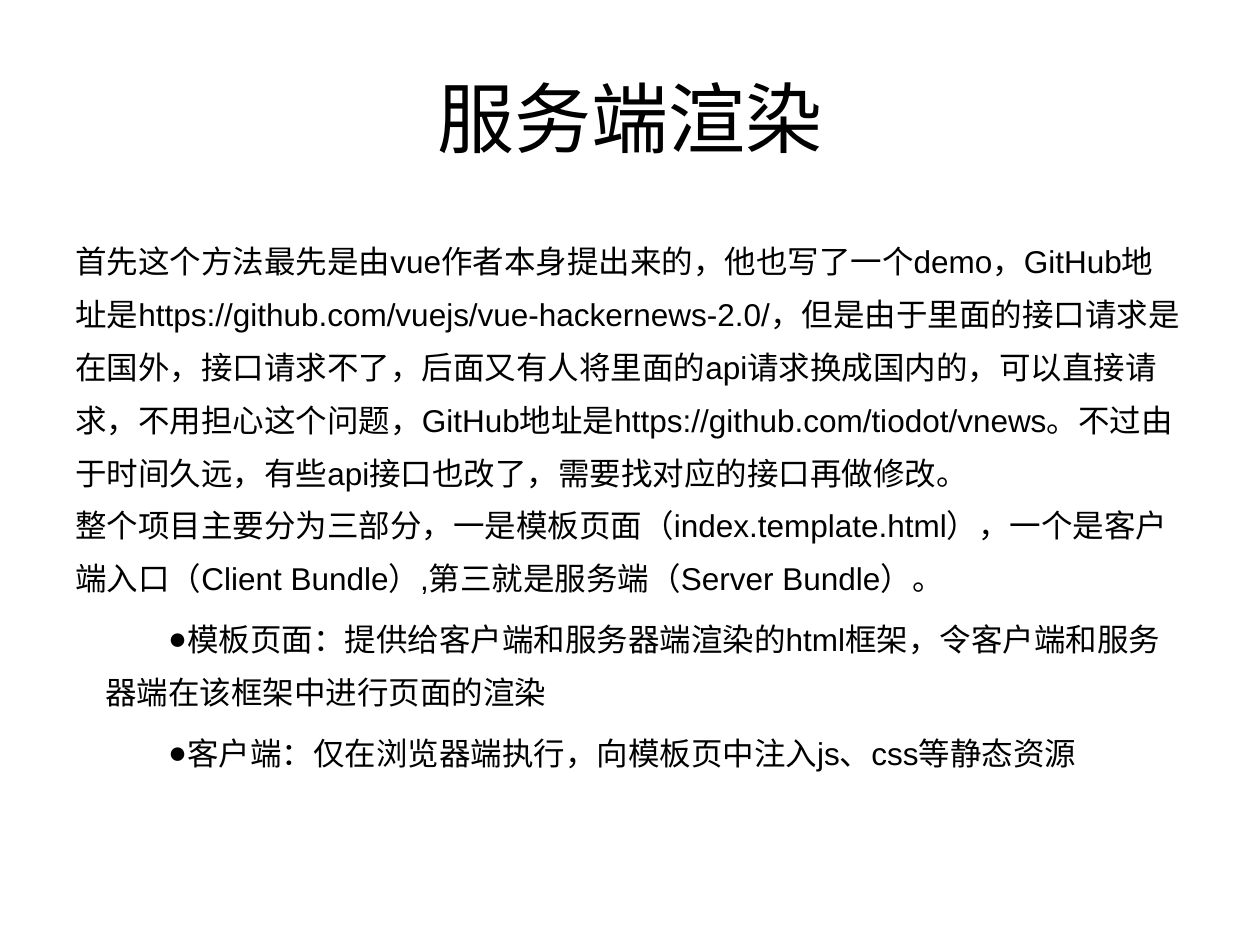
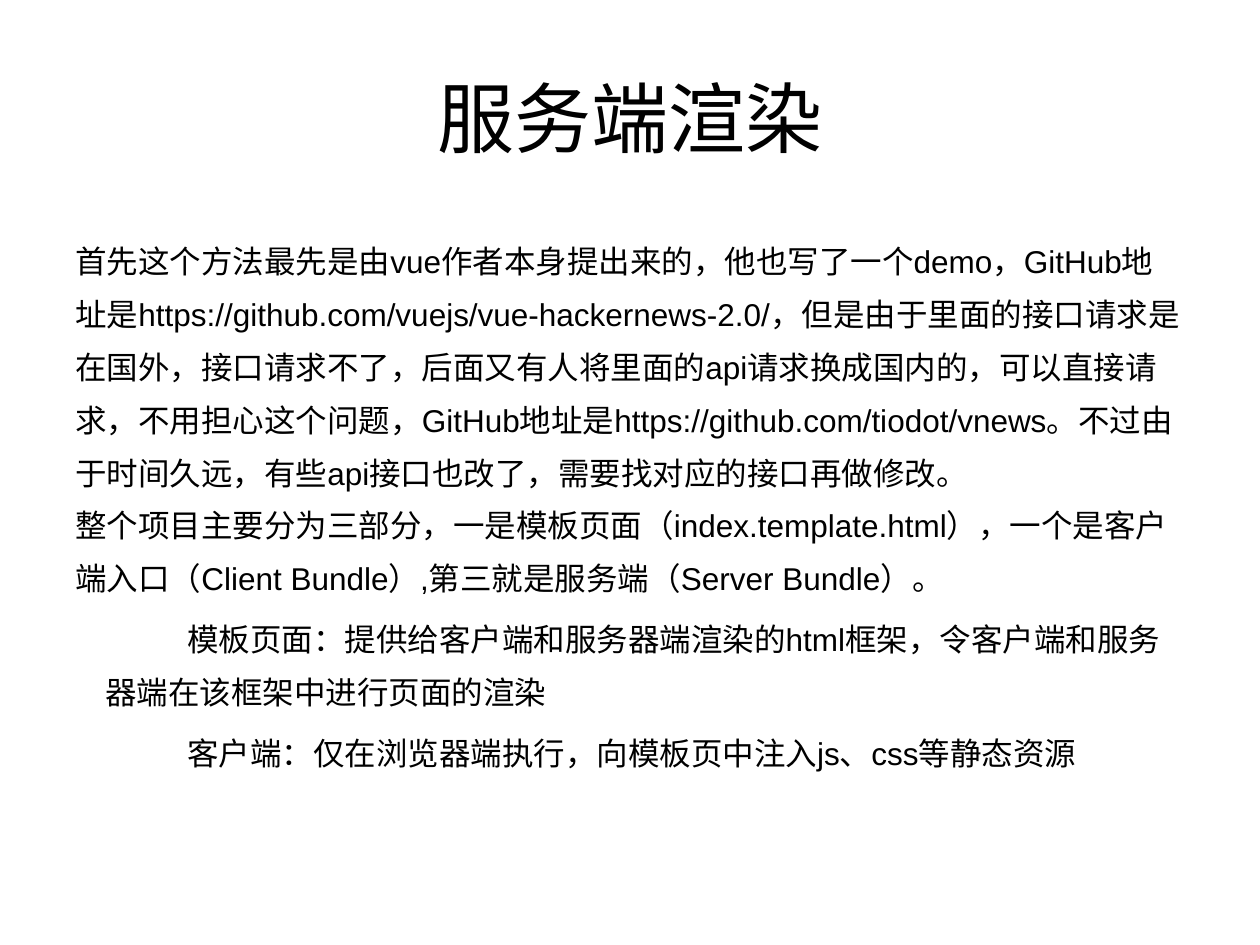
Before and after one commit to luoyang9621/vue-ssr-list, a slide deck: slide 3 of vue-ssr.ppt. Drawn at 1260x945 pixels with LibreOffice and Linux fonts; fonts in the diff are those of the drawing. Boxes give left, top, right and bottom in pixels: in the first picture for what was removed or moved away, otherwise in the second. Text is boxed around its words. In the diff, an @@ line names an element or a change of style, - is before the commit and + after.

```diff
--- a/vue-ssr.ppt
+++ b/vue-ssr.ppt
@@ text at [105,624,1160,772]: bullet colour #000000 to #FFFFFF @@
```
Also in this commit, not shown: 3 other slides changed, 1 slide removed, 12 other files.
